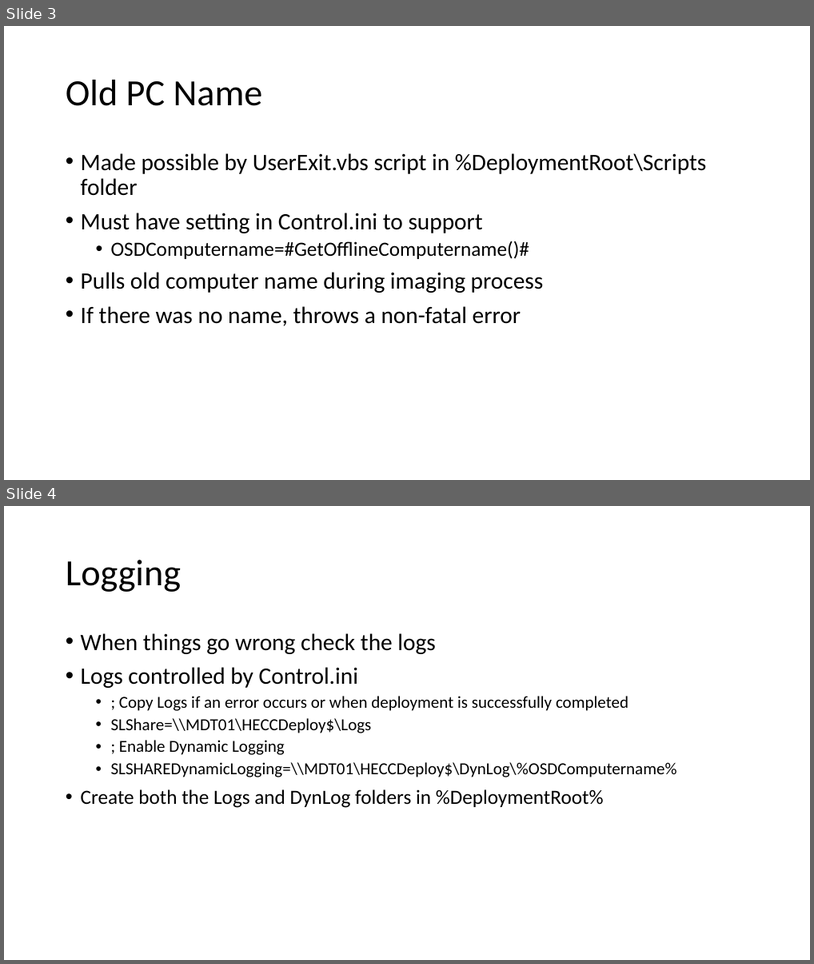
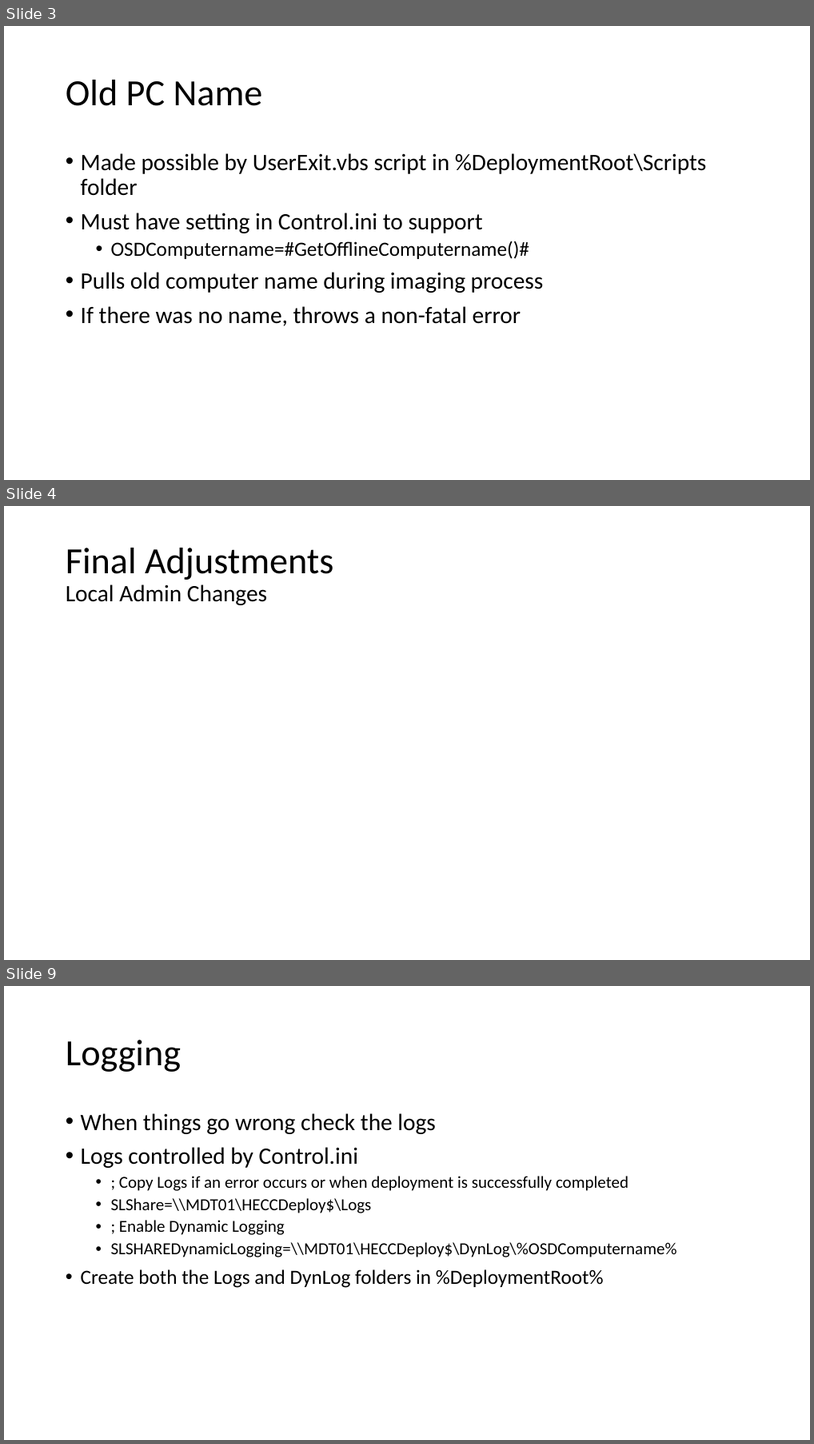
Before and after one commit to fydexx/HECC-2018, a slide deck: Part_02/Section03.pptx. Shown one above the other, each under a label of ours: slides 3 and 4 before the commit, slides 3, 4 and 9 after it; the slides between them are not shown. The pictures are 814x964 and 814x1444 pixels, drawn with LibreOffice and Linux fonts; fonts in the diff are those of the drawing. Boxes give left, top, right and bottom in pixels: in the first picture for what was removed or moved away, otherwise in the second. Text is boxed around its words. In the diff, an @@ line names an element or a change of style, - is before the commit and + after.

```diff
--- a/Part_02/Section03.pptx
+++ b/Part_02/Section03.pptx
@@ slide 4 added at <box>4,506,810,960</box>, background #FFFFFF @@
@@ title added at <box>66,548,334,605</box>, 28 pt, text #000000 @@
+Final Adjustments
+Local Admin Changes
@@ what was slide 4 is now slide 9 @@
```
Also in this commit, not shown: 4 other slides added.
